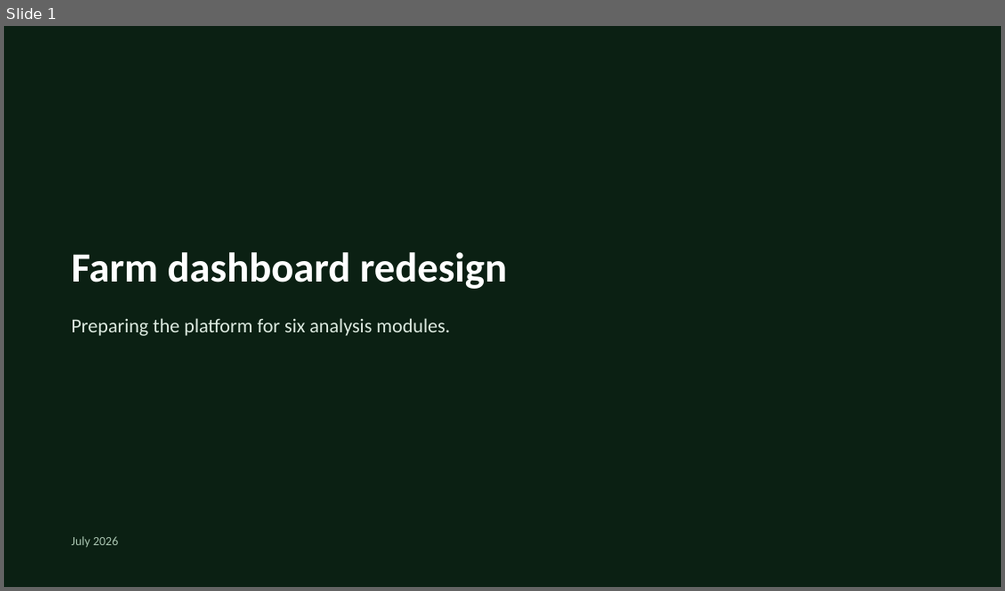
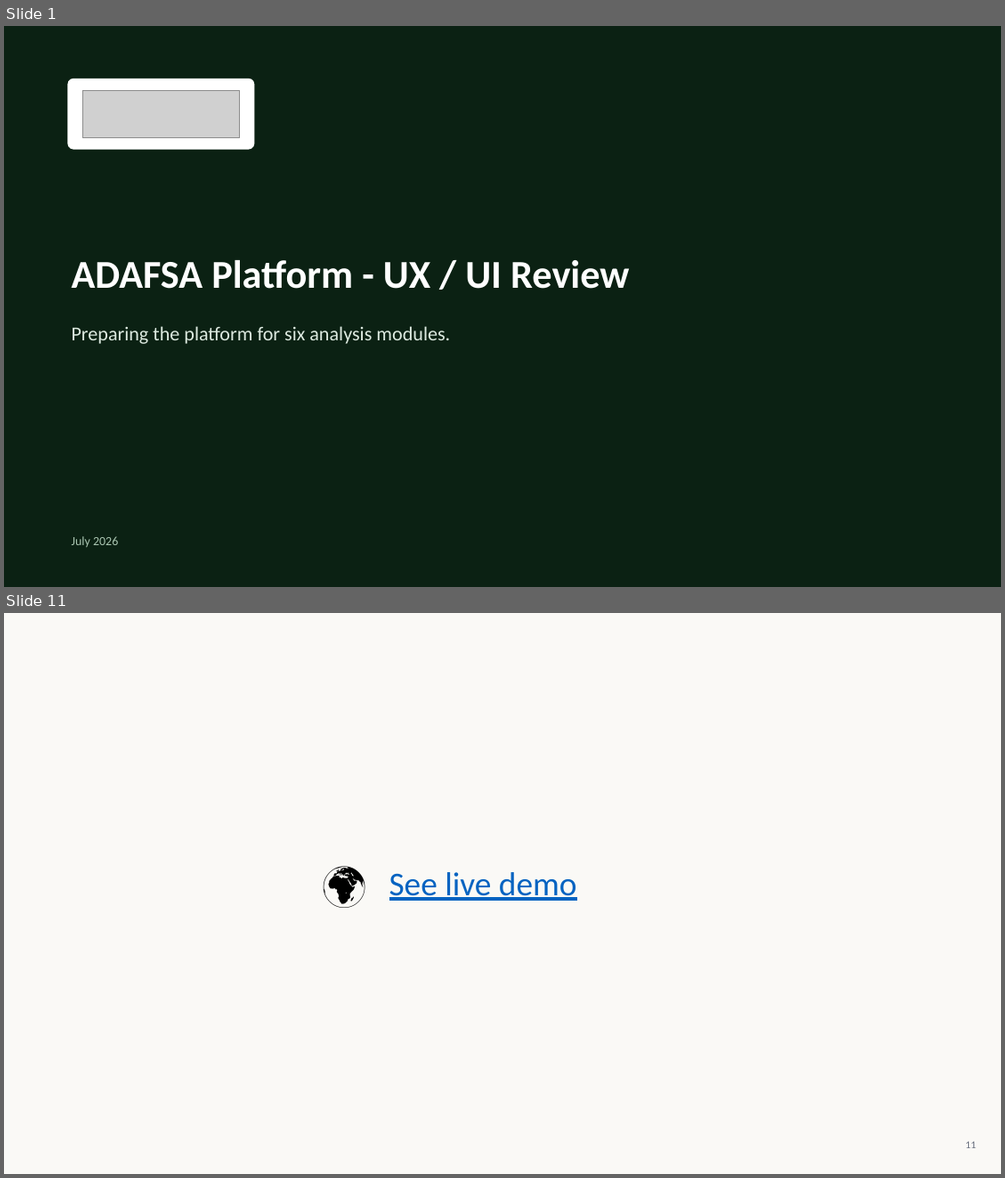
Before and after one commit to romainbigare/adafsa-mockup, a slide deck: presentation/adafsa-redesign-draft.pptx. Shown one above the other, each under a label of ours: slide 1 before the commit, slides 1 and 11 after it; the slides between them are not shown. The pictures are 1005x591 and 1005x1178 pixels, drawn with LibreOffice and Linux fonts; fonts in the diff are those of the drawing; grey boxes stand for pictures; background and template pictures are left out. Boxes give left, top, right and bottom in pixels: in the first picture for what was removed or moved away, otherwise in the second. Text is boxed around its words. In the diff, an @@ line names an element or a change of style, - is before the commit and + after.

```diff
--- a/presentation/adafsa-redesign-draft.pptx
+++ b/presentation/adafsa-redesign-draft.pptx
@@ slide 11 added at (4,613,1001,1174), background #FAF9F6 @@
@@ text added at (307,849,381,916), 40 pt, text #000000 @@
+🌍
@@ text added at (389,872,577,900), 32 pt, text #0563C1, underline @@
+See live demo
@@ text added at (965,1141,976,1148), 10 pt, text #6B7280 @@
+11
@@ slide 1 changed as well @@
@@ rectangle at (4,26,1001,587): fill #0B1F12 at 84% opacity to #0B1F12 at 78% opacity @@
@@ rounded rectangle added at (67,79,254,150), fill #FFFFFF @@
@@ picture added at (82,90,240,137) @@
@@ text removed at (72,252,507,289) @@
-Farm dashboard redesign
@@ text added at (72,260,629,289), 38 pt, text #FFFFFF, bold @@
+ADAFSA Platform - UX / UI Review
@@ text "Preparing the platform for six ...": place and size @@
-text "Preparing the platform for six ..." at (72,318,450,336)
+text "Preparing the platform for six ..." at (72,326,450,344)
```
Also in this commit, not shown: 2 other slides changed, 11 other slides added, 9 slides removed, 17 other files.
